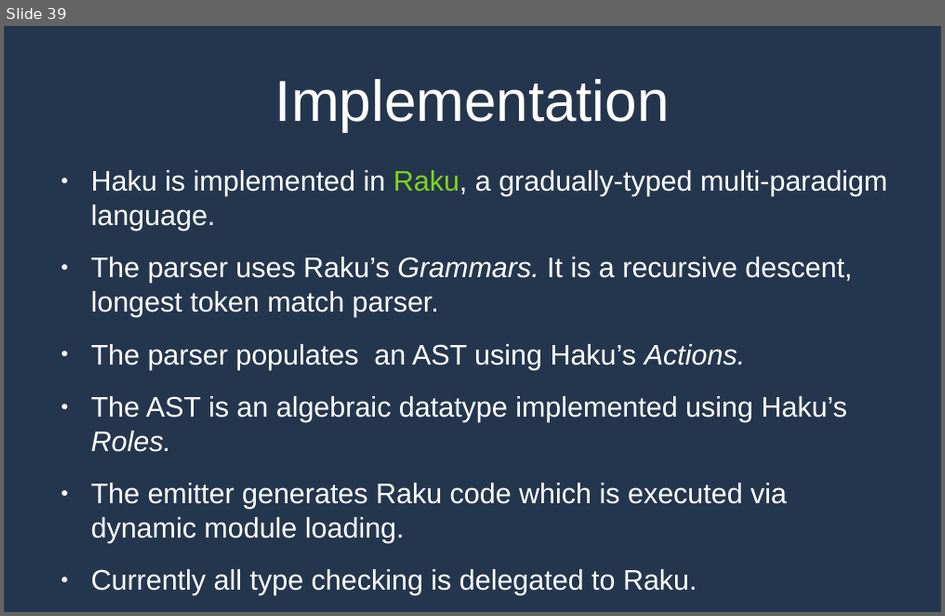
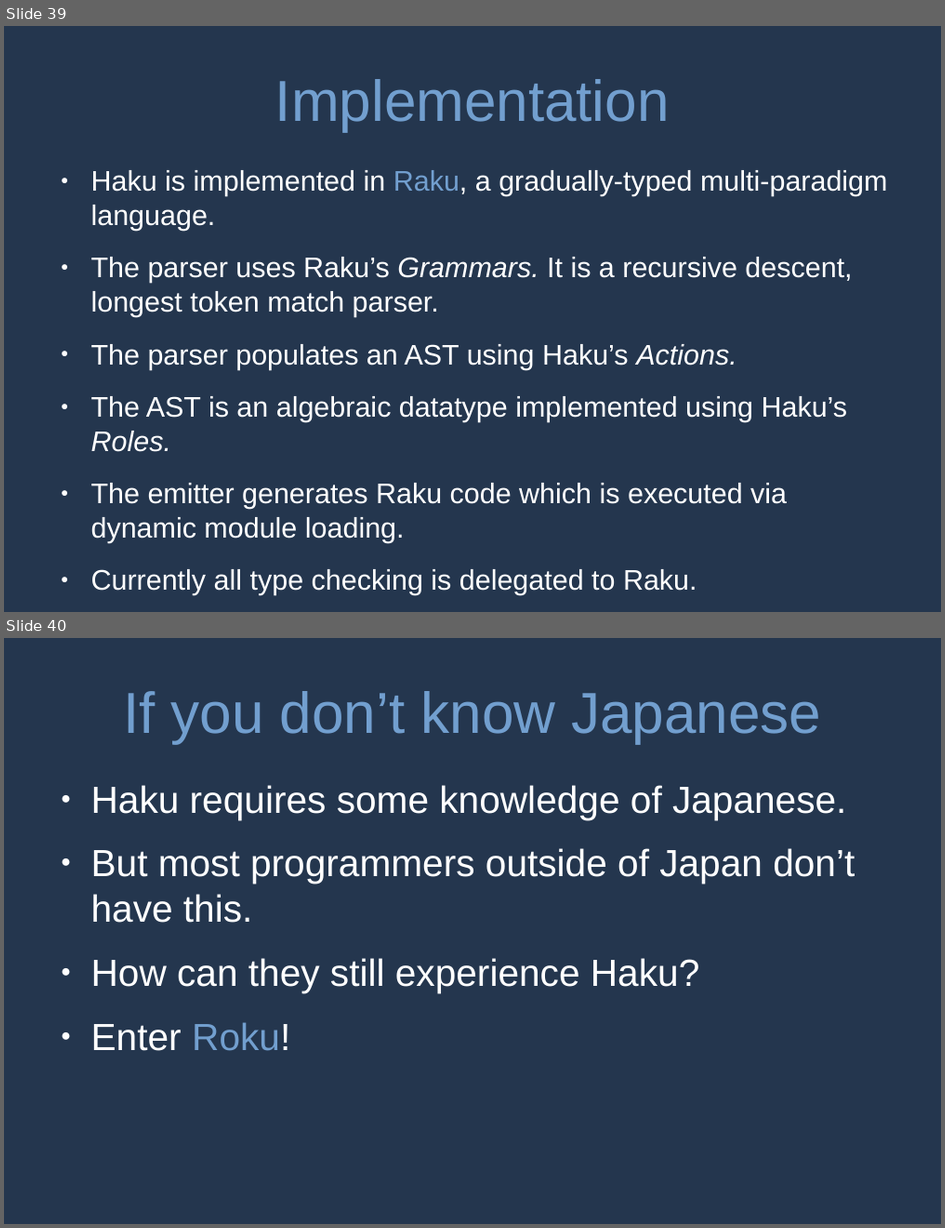
Before and after one commit to MrPicklePinosaur/haku, a slide deck: haku-talk/haku-talk.odp. Shown one above the other, each under a label of ours: slide 39 before the commit, slides 39 and 40 after it. The pictures are 945x616 and 945x1228 pixels, drawn with LibreOffice and Linux fonts; fonts in the diff are those of the drawing. Boxes give left, top, right and bottom in pixels: in the first picture for what was removed or moved away, otherwise in the second. Text is boxed around its words. In the diff, an @@ line names an element or a change of style, - is before the commit and + after.

```diff
--- a/haku-talk/haku-talk.odp
+++ b/haku-talk/haku-talk.odp
@@ slide 40 added at box(4, 638, 941, 1224), background #24364E @@
@@ title added at box(123, 691, 821, 743), 48.9 pt, text #729FCF @@
+If you don’t know Japanese
@@ text added at box(91, 785, 855, 1051), 32 pt, text #FFFFFF @@
+● Haku requires some knowledge of Japanese.
+● But most programmers outside of Japan don’t have this.
+● How can they still experience Haku?
+● Enter Roku!
@@ slide 39 changed as well @@
@@ title "Implementation" at box(276, 79, 670, 131): text colour #FFFFFF to #729FCF @@
@@ text at box(91, 170, 888, 231): text colour #81D41A to #729FCF in "Raku," @@
```
Also in this commit, not shown: 36 other slides changed, 5 other slides added, 1 other file.
